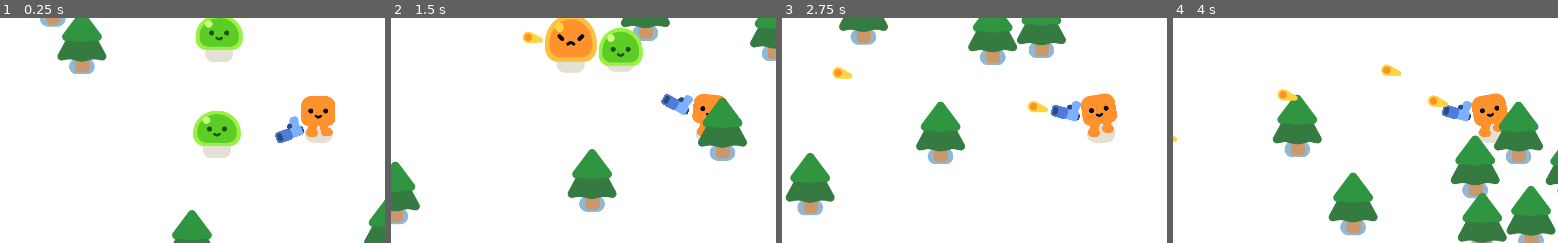
Above: before the commit, frames 1-4 (left to right).
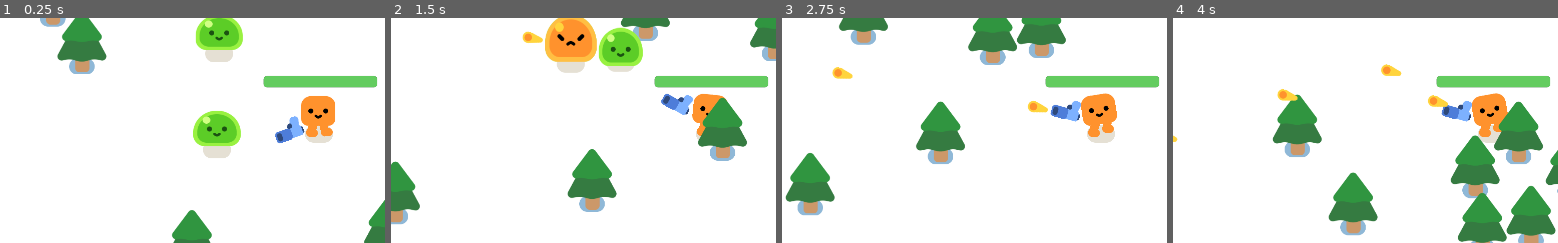
Above: after the commit, the same moments.

Repository: peeryo/Survivors
Game: Godot game, scene res://survivors_game.tscn
Same seed, same stepped clock (60 frames per second), same inputs: the game is played once before the commit and once after it.
Inputs:
- Up to frame 1 (0.25 s): no input
- Up to frame 2 (1.5 s): hold D (move_right) 0.53-1.28 s; hold S (move_down) from 1.28 s (still down)
- Up to frame 3 (2.75 s): release S (move_down) at 2.03 s; hold D (move_right) from 2.03 s (still down)
- Up to frame 4 (4 s): release D (move_right) at 2.78 s; hold W (move_up) 2.78-3.53 s; hold A (move_left) from 3.53 s (still down)
The pictures show only the part of the screen within x 11-60%, y 24-74%; the shares and areas given below are measured in that part.

The runs differ from the first frame. In frame 1, 1.6% of the frame differs, in the area x 68-98%, y 25-32%; in frame 2, 1.6%; in frame 3, 1.6%; in frame 4, 1.6%.

Commit message:
Health bar completed

Diff:
--- a/player.gd
+++ b/player.gd
@@ -16,6 +16,7 @@
 	const DAMAGE_RATE = 5.0
 	var overlapping_mobs = %HurtBox.get_overlapping_bodies()
 	if overlapping_mobs.size() > 0:
-		health = DAMAGE_RATE * overlapping_mobs.size() * delta
+		health -= DAMAGE_RATE * overlapping_mobs.size() * delta
+		%ProgressBar.value = health
 		if health <= 0.0:
 			health_depleted.emit()
--- a/player.tscn
+++ b/player.tscn
@@ -9,6 +9,20 @@
 
 [sub_resource type="CircleShape2D" id="CircleShape2D_lbjat"]
 radius = 37.6563
+
+[sub_resource type="StyleBoxFlat" id="StyleBoxFlat_k5rrq"]
+bg_color = Color(0.152941, 0.168627, 0.188235, 1)
+corner_radius_top_left = 8
+corner_radius_top_right = 8
+corner_radius_bottom_right = 8
+corner_radius_bottom_left = 8
+
+[sub_resource type="StyleBoxFlat" id="StyleBoxFlat_82myp"]
+bg_color = Color(0.388235, 0.8, 0.372549, 1)
+corner_radius_top_left = 8
+corner_radius_top_right = 8
+corner_radius_bottom_right = 8
+corner_radius_bottom_left = 8
 
 [node name="Player" type="CharacterBody2D"]
 script = ExtResource("1_lml1h")
@@ -32,3 +46,14 @@
 [node name="CollisionShape2D" type="CollisionShape2D" parent="HurtBox"]
 shape = SubResource("CircleShape2D_lbjat")
 debug_color = Color(0.870979, 0.30753, 0.43824, 0.42)
+
+[node name="ProgressBar" type="ProgressBar" parent="."]
+unique_name_in_owner = true
+offset_left = -133.0
+offset_top = -139.0
+offset_right = 140.0
+offset_bottom = -112.0
+theme_override_styles/background = SubResource("StyleBoxFlat_k5rrq")
+theme_override_styles/fill = SubResource("StyleBoxFlat_82myp")
+value = 100.0
+show_percentage = false
Not shown: 1 places in player.tscn that only renumber resources
